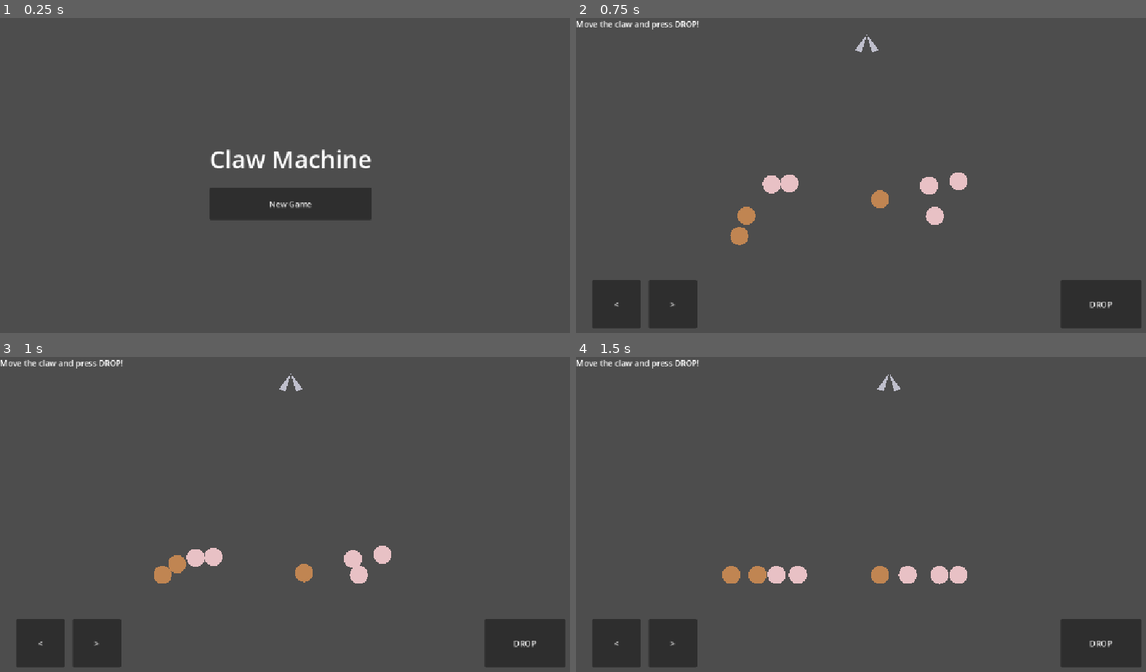
Above: before the commit, frames 1-4 (two rows, left to right).
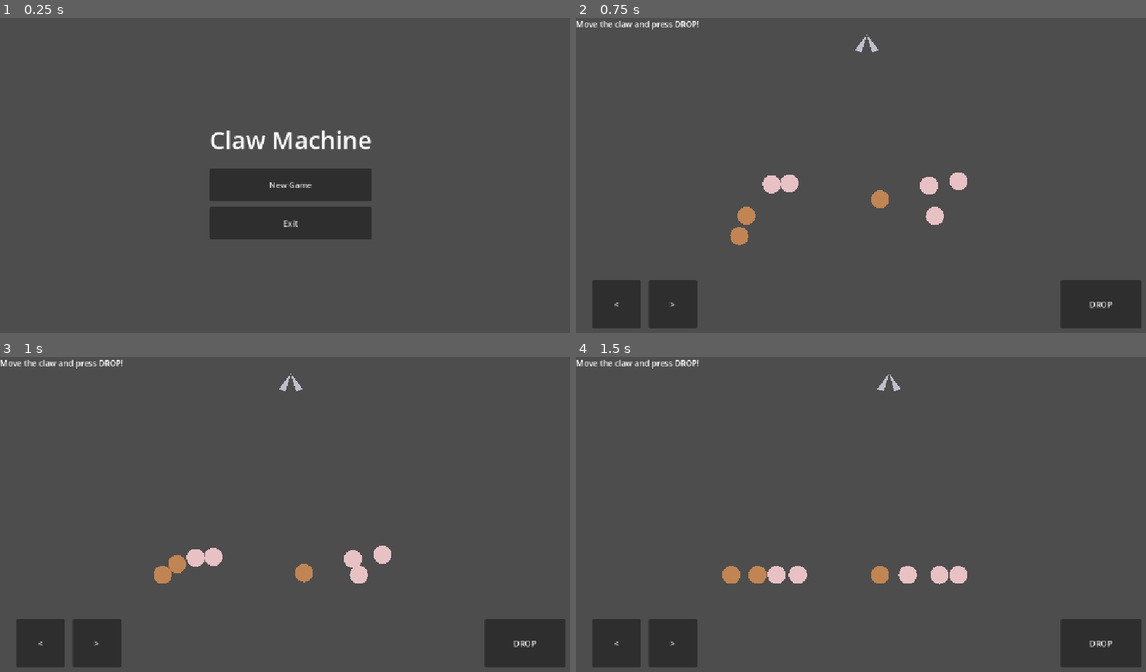
Above: after the commit, the same moments.

Repository: piwi-code/claw-machine
Game: Godot game, scene res://menu/main_menu.tscn
The game is run twice, just before and just after one commit, with the same random seed, the same clock (stepped at 60 frames per second) and the same inputs.
Inputs:
- Up to frame 1 (0.25 s): no input
- Up to frame 2 (0.75 s): click "New Game" at 0.5 s
- Up to frame 3 (1 s): no input
- Up to frame 4 (1.5 s): tap Enter at 1.25 s; hold Right from 1.28 s (still down)

The runs differ from the first frame. In frame 1, 5.2% of the frame differs, in the area x 36-66%, y 35-71%; in frame 2, nothing differs; in frame 3, nothing differs; in frame 4, nothing differs.

Commit message:
Add Exit button to main menu, hidden on web builds
OS.has_feature("web") gates it off since closing a browser tab isn't
the game's call to make there; desktop and Android builds get a real
quit via get_tree().quit().

Diff:
--- a/menu/main_menu.gd
+++ b/menu/main_menu.gd
@@ -46,6 +46,14 @@
 		start_btn.pressed.connect(_start_new_game)
 		button_column.add_child(start_btn)
 
+	# Quitting a web build means closing the browser tab, not the game — and
+	# browsers block scripted tab-close anyway — so there's nothing useful for
+	# this button to do there. Desktop/Android windows can actually exit.
+	if not OS.has_feature("web"):
+		var exit_btn := _make_menu_button("Exit")
+		exit_btn.pressed.connect(_on_exit_pressed)
+		button_column.add_child(exit_btn)
+
 
 func _make_menu_button(text: String) -> Button:
 	var btn := Button.new()
@@ -70,3 +78,7 @@
 func _start_new_game() -> void:
 	GameState.reset_game()
 	get_tree().change_scene_to_file(PLAYGROUND_SCENE)
+
+
+func _on_exit_pressed() -> void:
+	get_tree().quit()
Not shown, changed: CLAUDE.md
